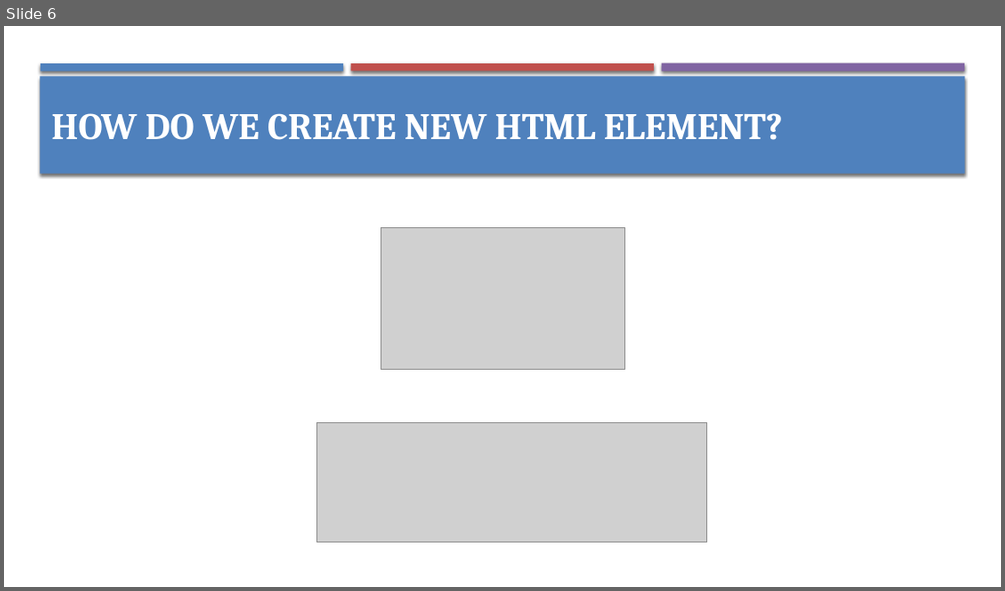
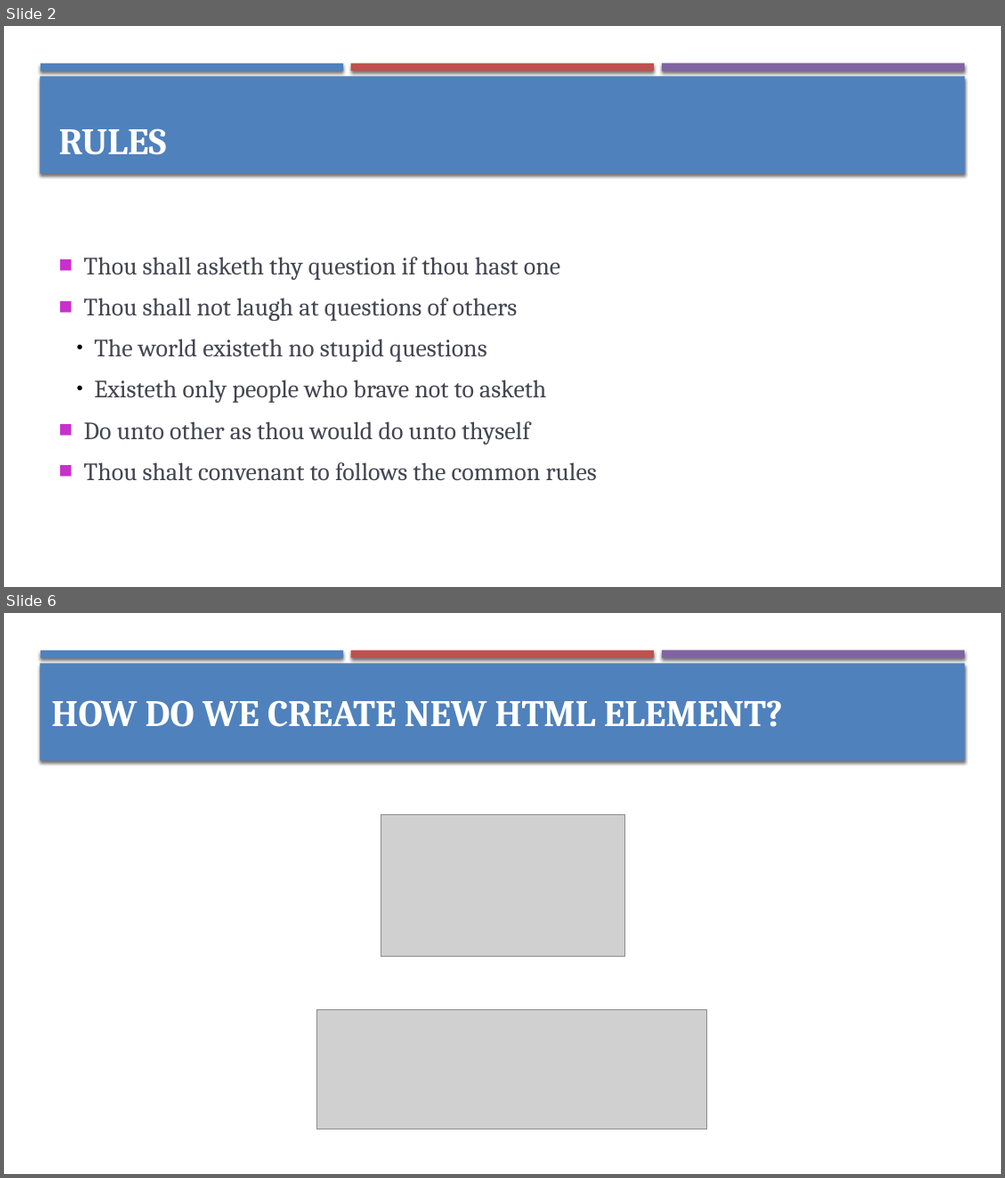
Before and after one commit to sunwaytechclub/2018-WebLaunch, a slide deck: slides.pptx. Shown one above the other, each under a label of ours: slide 6 before the commit, slides 2 and 6 after it; the slides between them are not shown. The pictures are 1005x591 and 1005x1178 pixels, drawn with LibreOffice and Linux fonts; fonts in the diff are those of the drawing; grey boxes stand for pictures. Boxes give left, top, right and bottom in pixels: in the first picture for what was removed or moved away, otherwise in the second. Text is boxed around its words. In the diff, an @@ line names an element or a change of style, - is before the commit and + after.

Commit message:
Update rules

```diff
--- a/slides.pptx
+++ b/slides.pptx
@@ slide 2 added at (4, 26, 1001, 587), background #FFFFFF; not listed: 4 template elements that a slide beside it also shows @@
@@ text added at (59, 128, 167, 155), 36 pt, text #FFFFFF, bold @@
+RULES
@@ text added at (84, 257, 597, 481), 24 pt, text #454551 @@
+■ Thou shall asketh thy question if thou hast one
+■ Thou shall not laugh at questions of others
+  ● The world existeth no stupid questions
+  ● Existeth only people who brave not to asketh
+■ Do unto other as thou would do unto thyself
+■ Thou shalt convenant to follows the common rules
```
Also in this commit, not shown: 6 slides changed, 1 slide removed, 1 other file.
